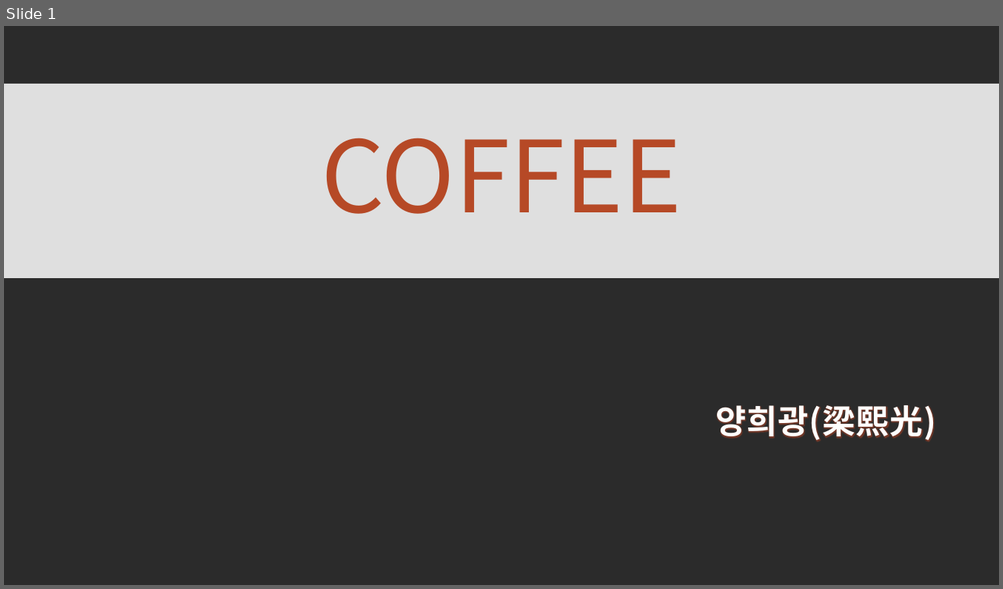
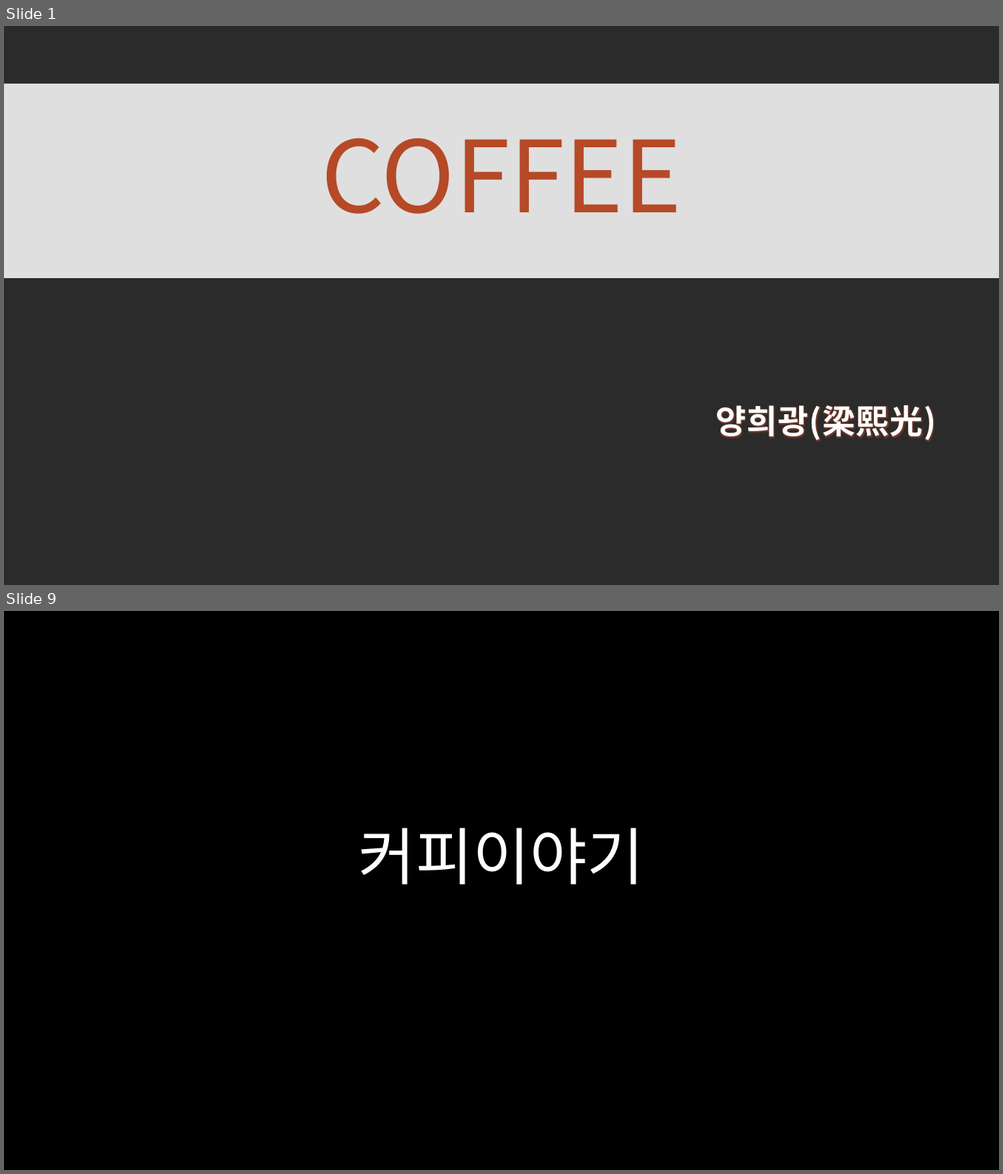
Before and after one commit to hwangeumyang/HRDEducation, a slide deck: 2021.08/실습.pptx. Shown one above the other, each under a label of ours: slide 1 before the commit, slides 1 and 9 after it; the slides between them are not shown. The pictures are 1003x589 and 1003x1174 pixels, drawn with LibreOffice and Linux fonts; fonts in the diff are those of the drawing; background and template pictures are left out; a plain dark background stands for a picture behind light text. Boxes give left, top, right and bottom in pixels: in the first picture for what was removed or moved away, otherwise in the second. Text is boxed around its words. In the diff, an @@ line names an element or a change of style, - is before the commit and + after.

```diff
--- a/2021.08/실습.pptx
+++ b/2021.08/실습.pptx
@@ slide 9 added at (4,611,999,1170), background #000000 @@
@@ title added at (358,828,644,885), 60 pt, text #FFFFFF @@
+커피이야기
```
Also in this commit, not shown: 1 slide changed, 13 other slides added, 2 other files.
